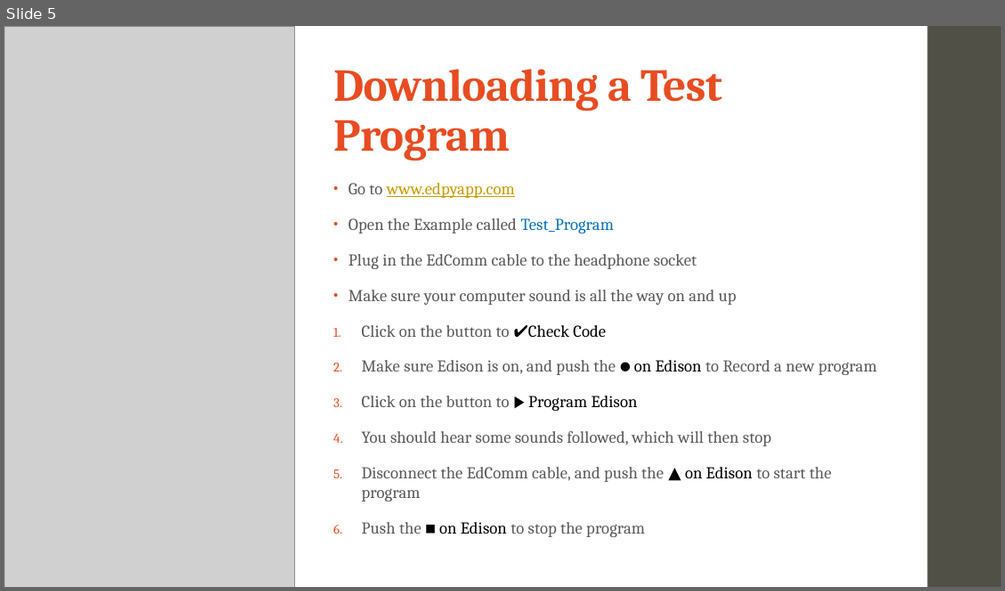
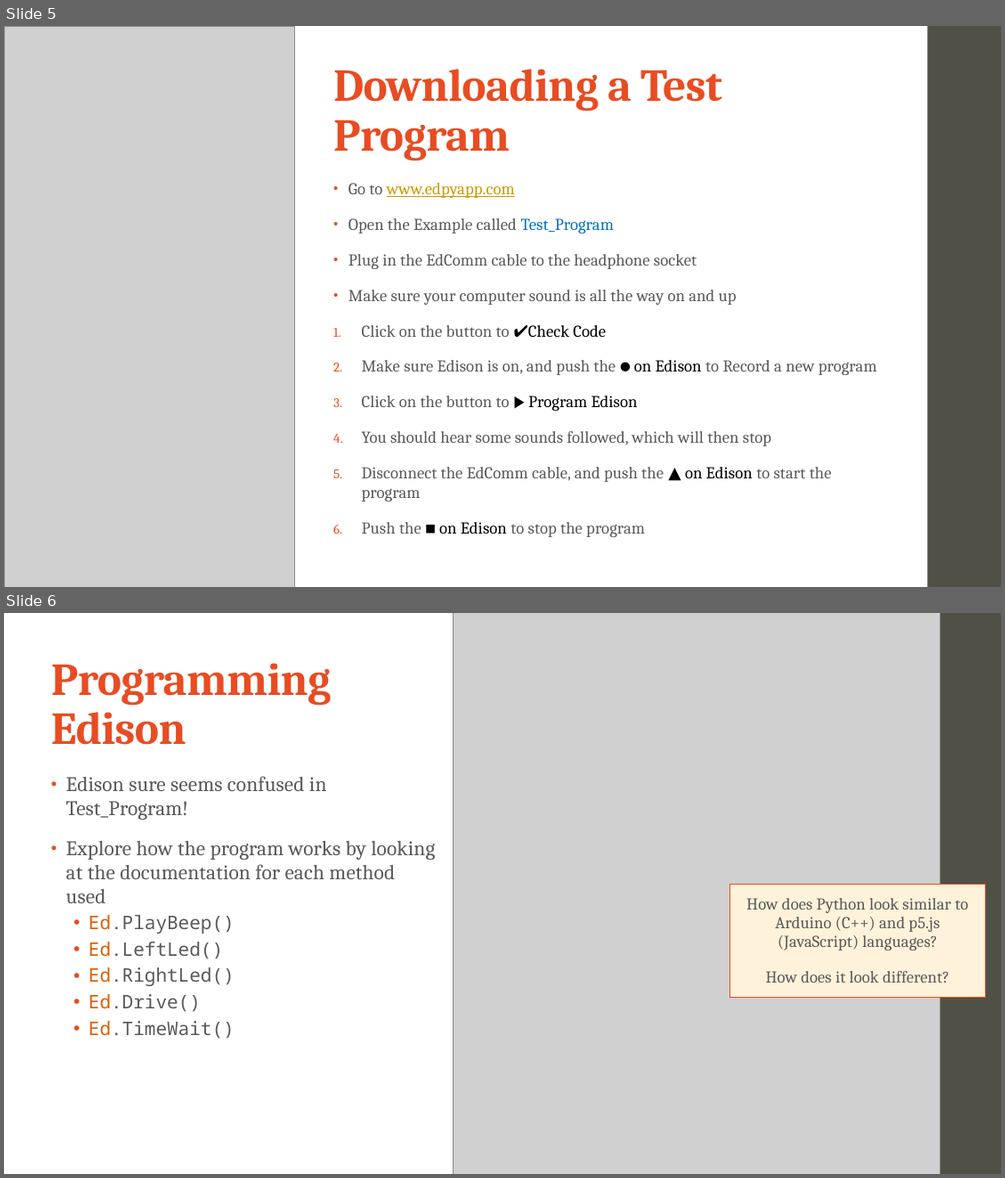
Before and after one commit to sudocrystal/uw-cse-da-startup, a slide deck: edison/01_meet_edison.pptx. Shown one above the other, each under a label of ours: slide 5 before the commit, slides 5 and 6 after it. The pictures are 1005x591 and 1005x1178 pixels, drawn with LibreOffice and Linux fonts; fonts in the diff are those of the drawing; grey boxes stand for pictures. Boxes give left, top, right and bottom in pixels: in the first picture for what was removed or moved away, otherwise in the second. Text is boxed around its words. In the diff, an @@ line names an element or a change of style, - is before the commit and + after.

Commit message:
adds ppts for lesson introductions - edison

```diff
--- a/edison/01_meet_edison.pptx
+++ b/edison/01_meet_edison.pptx
@@ slide 6 added at (x1=4, y1=613, x2=1001, y2=1174), background #FFFFFF; not listed: 1 template element that a slide beside it also shows @@
@@ picture added at (x1=453, y1=613, x2=940, y2=1174) @@
@@ title added at (x1=51, y1=663, x2=331, y2=745), 44 pt, text #E84C22, bold @@
+Programming
+Edison
@@ text added at (x1=66, y1=776, x2=435, y2=1038), 20 pt, text #595959 @@
+• Edison sure seems confused in Test_Program!
+• Explore how the program works by looking at the documentation for each method used
+  • Ed.PlayBeep()
+  • Ed.LeftLed()
+  • Ed.RightLed()
+  • Ed.Drive()
+  • Ed.TimeWait()
@@ text added at (x1=730, y1=884, x2=985, y2=997), fill #FFF2DA, outline #E84C22 0.75 pt, 16 pt, text #595959 @@
+How does Python look similar to Arduino (C++) and p5.js (JavaScript) languages?
+How does it look different?
```
Also in this commit, not shown: 1 slide changed, 2 other slides added, 1 other file.
